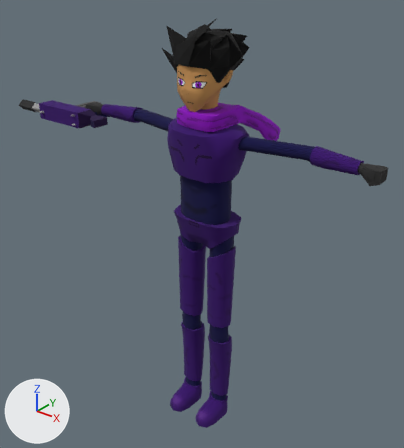
The glTF model player/player_model/player_model.glb: old version first, new version second.
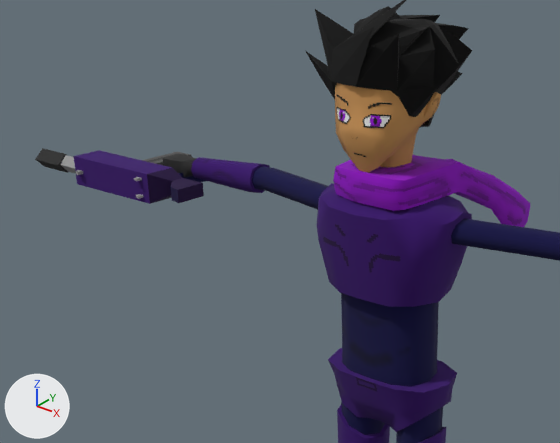
Each version appears first whole from a camera (50 mm lens) standing at (1.82, -2.31, 2.79) and looking at (-0.2, 0.22, 1.22), and next in a close-up on the part from 0% to 73% of the width and 5% to 57% of the height. Every picture has the same lights, and +X, +Y and +Z are marked at lower left. The first two pictures are the older version. Vertices at exactly the same position are counted once.
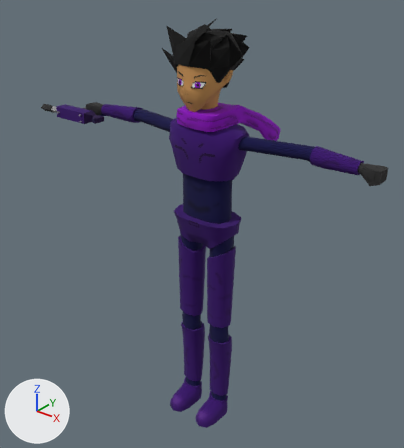
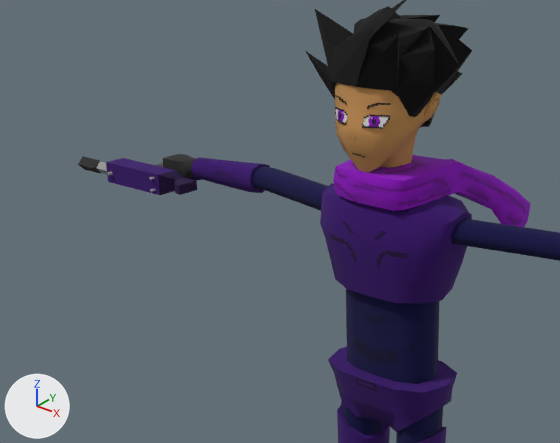
Changed parts and their boxes [x1, y1, x2, y2] in the close-ups (560 x 443 px; the box of a moved part takes in the faces that stretch with it):
'Cube.005', reshaped
    before: [317, 183, 472, 307]
    after: [320, 183, 472, 304]
'Cube.007', moved, rescaled
    before: [341, 293, 439, 387]
    after: [346, 289, 439, 384]
'Cube', rescaled (27% narrower, 30% shorter)
    before: [35, 148, 206, 204]
    after: [78, 156, 202, 195]
part 1 of me_cube_001, moved or reshaped
    both: [335, 84, 395, 161]
part 3 of me_cube_005, moved or reshaped
    before: [317, 192, 468, 307]
    after: [320, 192, 470, 304]

Diff of the bpy script that builds the scene:
```diff
--- a/player/player_model/player_model.glb.py
+++ b/player/player_model/player_model.glb.py
@@ me_cube_001 @@
 # used by ob_cube_001; location = (0.0, 0.0, 0.0)
-me_cube_001.from_pydata(...)  # 236 vertices, 468 faces; spans x -0.144..0.144, y -0.16..0.089, z 1.969..2.379
+me_cube_001.from_pydata(...)  # 236 vertices, 468 faces; spans x -0.144..0.144, y -0.168..0.089, z 1.969..2.379
+# me_cube_001 part 1: 18 of 236 vertices moved; they spanned x -0.063..0.063, y -0.16..-0.108, z 2.107..2.364 and now span x -0.063..0.063, y -0.168..-0.11, z 2.109..2.367; mean shift (0.0, -0.003, 0.005); largest move (0.0, -0.137, 2.241) -> (0.0, -0.147, 2.261)
+# other edits to the shape of me_cube_001 do not show in these pictures
 me_cube_001.materials.append(mat_player)
@@ me_cube_007 @@
 # used by ob_cube_007; location = (0.0, 0.0, 0.0)
-me_cube_007.from_pydata(...)  # 42 vertices, 80 faces; spans x -0.154..0.154, y -0.095..0.095, z 1.394..1.691
+me_cube_007.from_pydata(...)  # 42 vertices, 80 faces; spans x -0.154..0.154, y -0.069..0.095, z 1.394..1.691
+# me_cube_007 part 2: the whole mesh is scaled about its middle by (1, 0.864, 1), then moved by (0.0, 0.013, 0.0)
 me_cube_007.materials.append(mat_player_001)
@@ me_cube_005 @@
 # used by ob_cube_005; location = (0.0, 0.0, 0.0)
-me_cube_005.from_pydata(...)  # 122 vertices, 240 faces; spans x -0.238..0.238, y -0.158..0.158, z 1.676..2.025
+me_cube_005.from_pydata(...)  # 122 vertices, 240 faces; spans x -0.238..0.238, y -0.124..0.158, z 1.676..2.025
+# me_cube_005 part 3: 58 of 122 vertices moved; they spanned x -0.219..0.219, y -0.158..0.152, z 1.676..1.965 and now span x -0.219..0.219, y -0.124..0.152, z 1.676..1.965; mean shift (0.0, 0.015, 0.0); largest move (0.0, -0.145, 1.811) -> (0.0, -0.111, 1.811)
 me_cube_005.materials.append(mat_player_001)
@@ ob_cube @@
 ob_cube.rotation_euler = (1.571, -1.571, 0.0)  # degrees (90, -90, 0)
+ob_cube.scale = (0.7, 0.7, 0.7)
```
